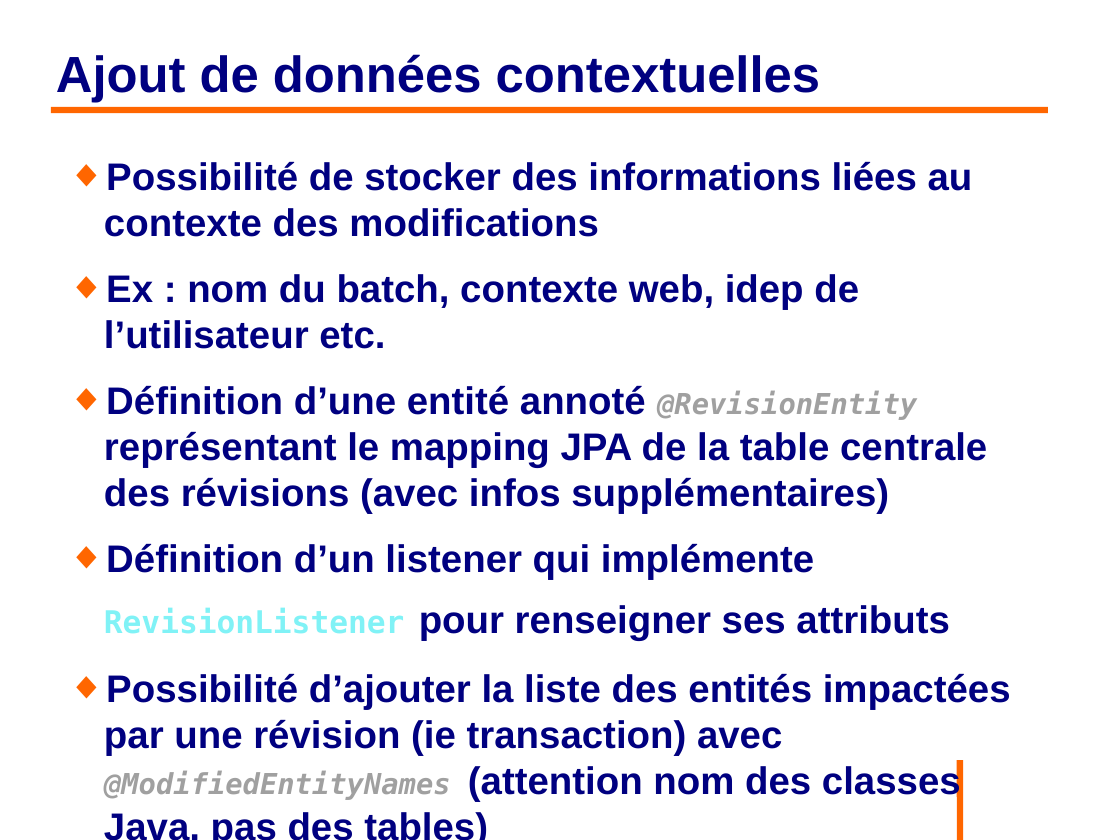
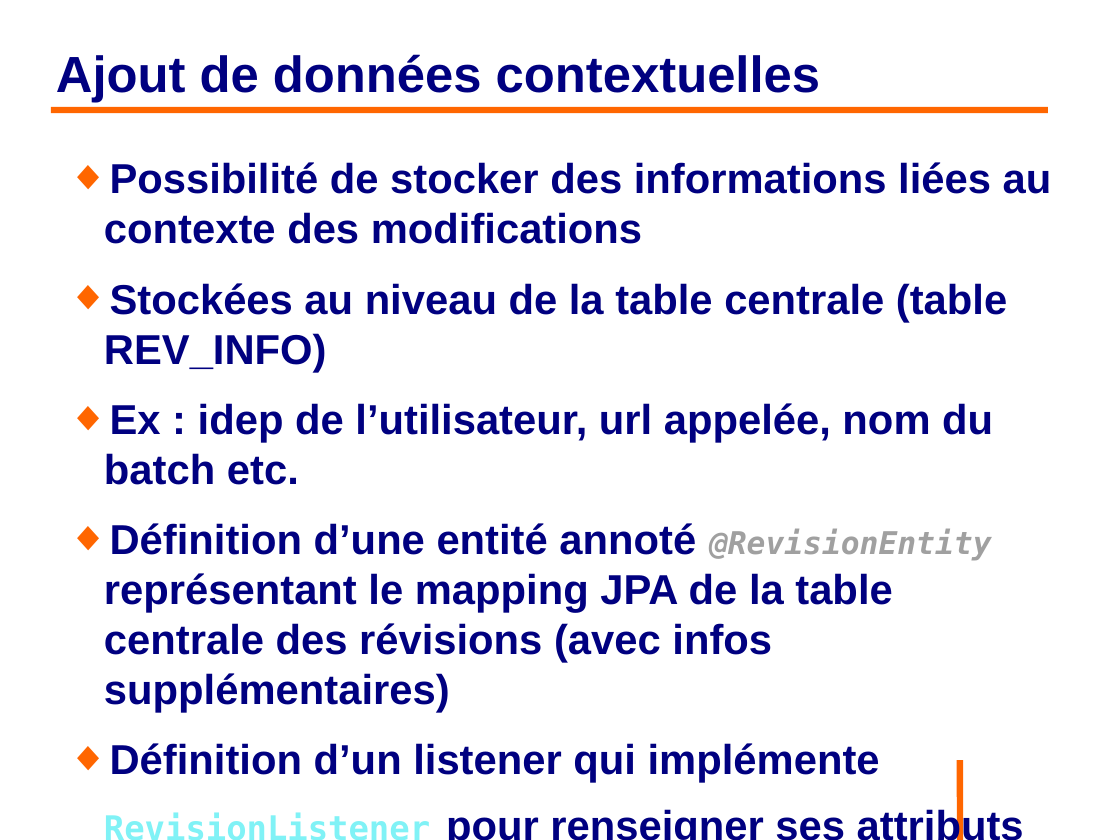
Before and after one commit to philphils/formation-hibernate-avancee, a slide deck: slide 136 of Documentation/diapo_formation_hibernate_avancee.odp. Drawn at 1120x840 pixels with LibreOffice and Linux fonts; fonts in the diff are those of the drawing; background and template pictures are left out. Boxes give left, top, right and bottom in pixels: in the first picture for what was removed or moved away, otherwise in the second. Text is boxed around its words. In the diff, an @@ line names an element or a change of style, - is before the commit and + after.

```diff
--- a/Documentation/diapo_formation_hibernate_avancee.odp
+++ b/Documentation/diapo_formation_hibernate_avancee.odp
@@ text at (104, 162, 1052, 783): size 27.2 to 29.6 pt in "Possibilité de stocker des informations liées au ...", "Définition d’une entité annoté représentant le mapping ...", "Définition d’un listener qui implémente pour renseigner ..."; size 20.4 to 22.2 pt in "@RevisionEntity"; size 22.1 to 24.1 pt in "RevisionListener" @@
@@ text at (104, 283, 1007, 485): text changed; size 27.2 to 29.6 pt @@
-◆ Ex : nom du batch, contexte web, idep de l’utilisateur etc.
+◆ Stockées au niveau de la table centrale (table REV_INFO)
+◆ Ex : idep de l’utilisateur, url appelée, nom du batch etc.
@@ text at (104, 673, 1011, 802): paragraph removed @@
-◆ Possibilité d’ajouter la liste des entités impactées par une révision (ie transaction) avec @ModifiedEntityNames (attention nom des classes Java, pas des tables)
```
Also in this commit, not shown: 14 other slides changed.
